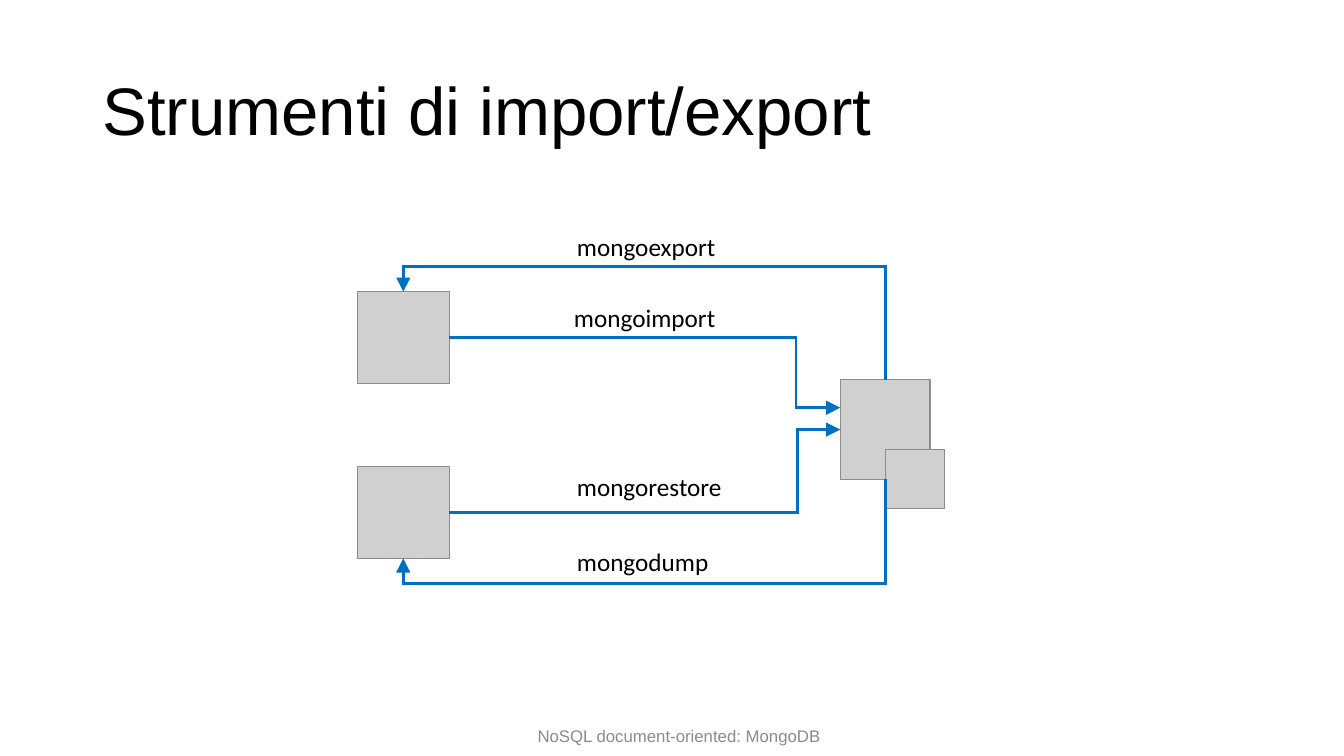
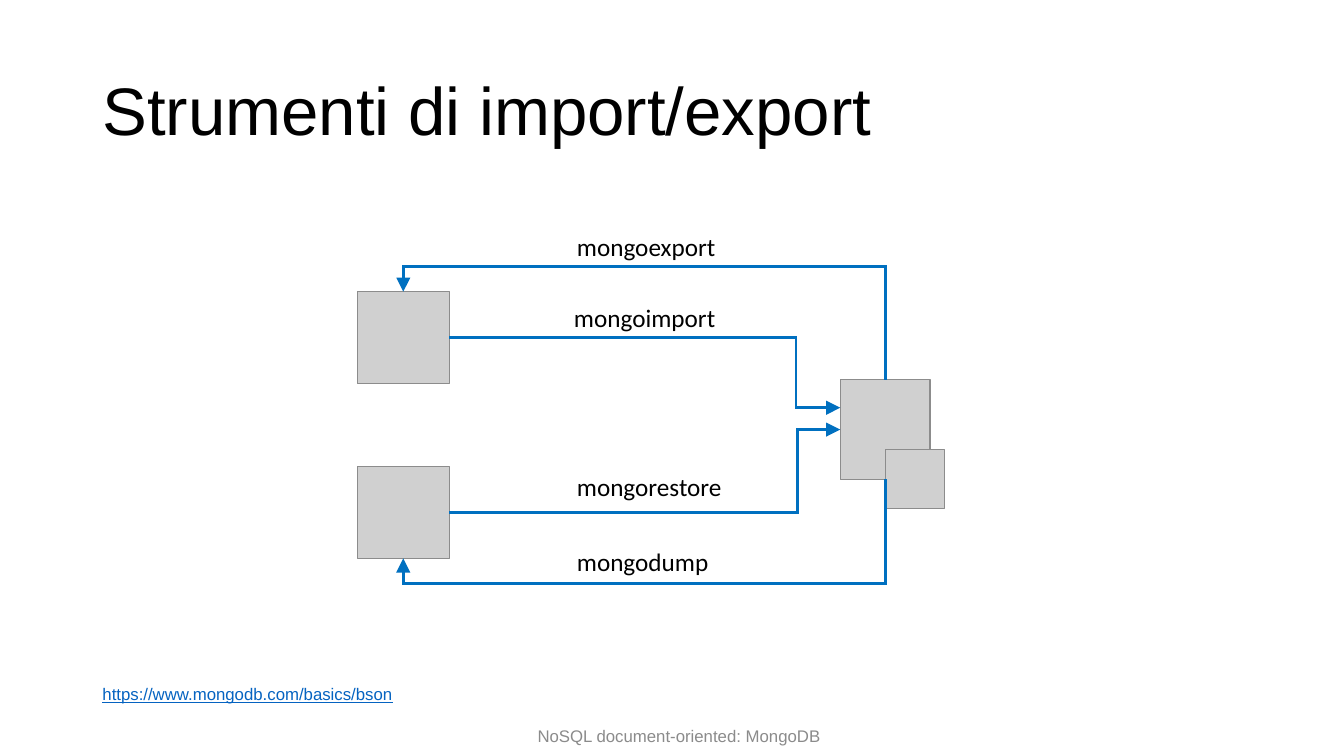
Before and after one commit to w4bo/teaching-seminario-nosql, a slide deck: slide 32 of slides/Document-based db.pptx. Drawn at 1344x756 pixels with LibreOffice and Linux fonts; fonts in the diff are those of the drawing; grey boxes stand for pictures; background and template pictures are left out. Boxes give left, top, right and bottom in pixels: in the first picture for what was removed or moved away, otherwise in the second. Text is boxed around its words. In the diff, an @@ line names an element or a change of style, - is before the commit and + after.

```diff
--- a/slides/Document-based db.pptx
+++ b/slides/Document-based db.pptx
@@ text added at [102,688,392,704], 12 pt, text #0563C1, underline @@
+https://www.mongodb.com/basics/bson
```
Also in this commit, not shown: 15 other slides changed, 1 slide added, 2 other files.
